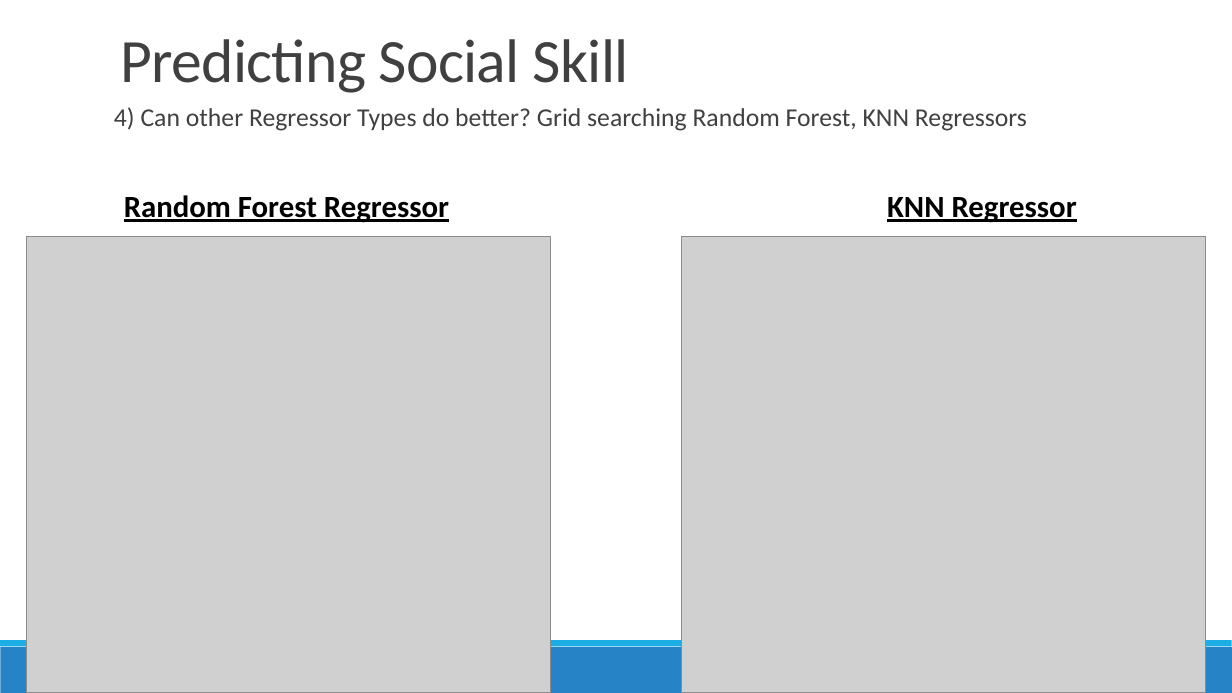
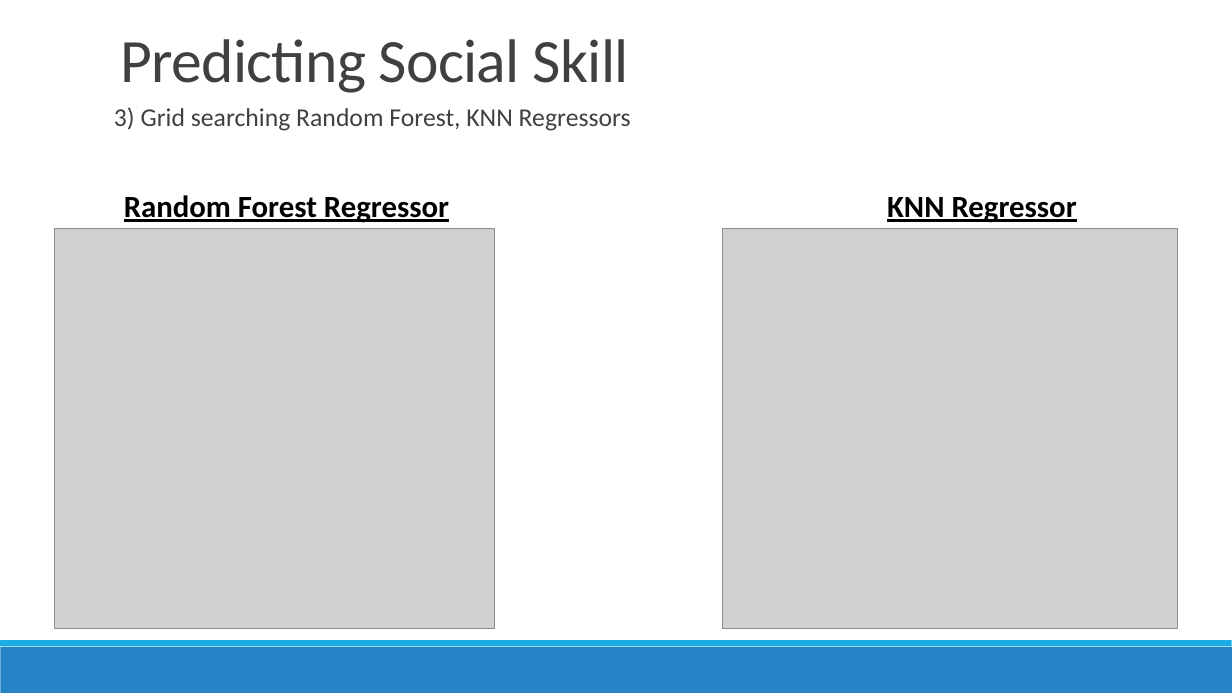
Before and after one commit to conditg/predicting-disruption, a slide deck: slide 5 of DisruptCapstone.pptx (slide 7 before the commit). Drawn at 1232x693 pixels with LibreOffice and Linux fonts; fonts in the diff are those of the drawing; grey boxes stand for pictures. Boxes give left, top, right and bottom in pixels: in the first picture for what was removed or moved away, otherwise in the second. Text is boxed around its words. In the diff, an @@ line names an element or a change of style, - is before the commit and + after.

```diff
--- a/DisruptCapstone.pptx
+++ b/DisruptCapstone.pptx
@@ text at (x1=114, y1=107, x2=631, y2=131): text changed @@
-  4) Can other Regressor Types do better? Grid searching Random Forest, KNN Regressors
+  3) Grid searching Random Forest, KNN Regressors
@@ picture resized from (x1=26, y1=237, x2=551, y2=693) to (x1=55, y1=229, x2=494, y2=629) @@
@@ picture resized from (x1=681, y1=237, x2=1206, y2=693) to (x1=723, y1=229, x2=1177, y2=629) @@
```
Also in this commit, not shown: 12 other slides changed, 4 slides added, 1 other file.
